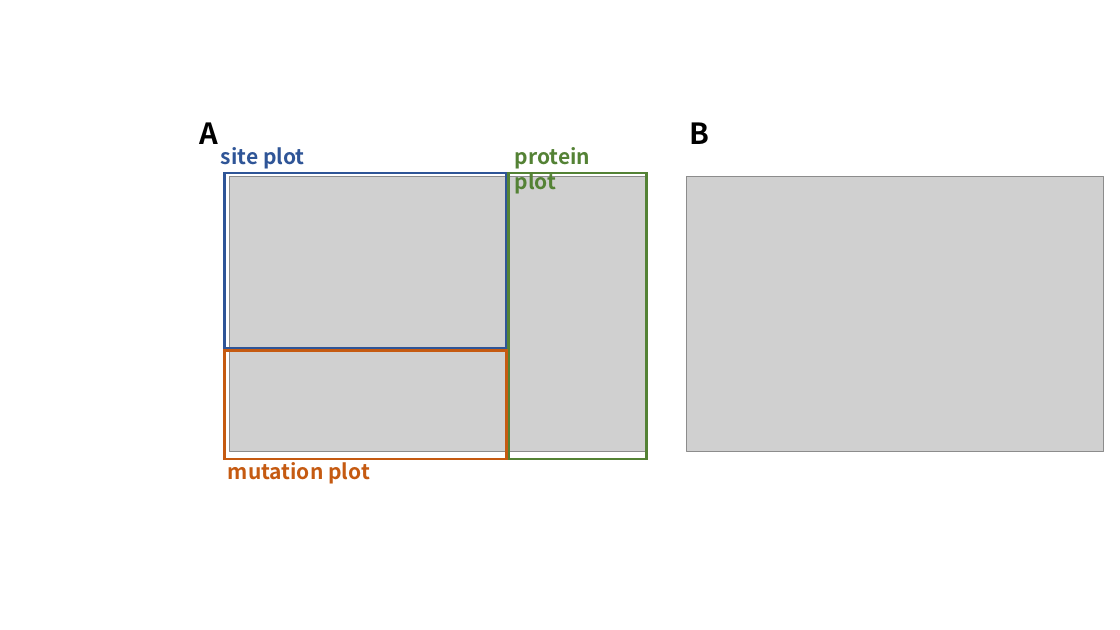
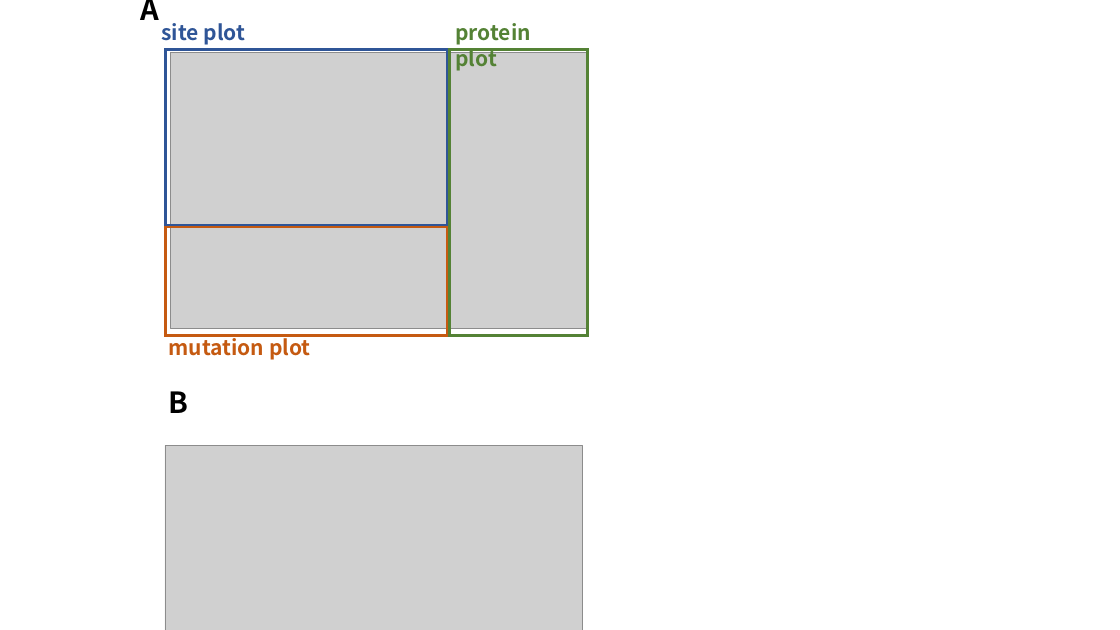
Before and after one commit to Lancasterwu/dms-view-ms, a slide deck: slide 3 of fig/figs.pptx. Drawn at 1120x630 pixels with LibreOffice and Linux fonts; fonts in the diff are those of the drawing; grey boxes stand for pictures. Boxes give left, top, right and bottom in pixels: in the first picture for what was removed or moved away, otherwise in the second. Text is boxed around its words. In the diff, an @@ line names an element or a change of style, - is before the commit and + after.

```diff
--- a/fig/figs.pptx
+++ b/fig/figs.pptx
@@ 4 texts, 3 rectangles, 1 picture: place and size @@
-4 texts, 3 rectangles, 1 picture at box(200, 122, 647, 484)
+4 texts, 3 rectangles, 1 picture at box(140, 0, 587, 360)
@@ text "B": place and size @@
-text "B" at box(690, 122, 710, 144)
+text "B" at box(168, 391, 188, 413)
@@ picture: place and size @@
-picture at box(687, 176, 1104, 452)
+picture at box(165, 445, 581, 630)
```
Also in this commit, not shown: 1 other file.
